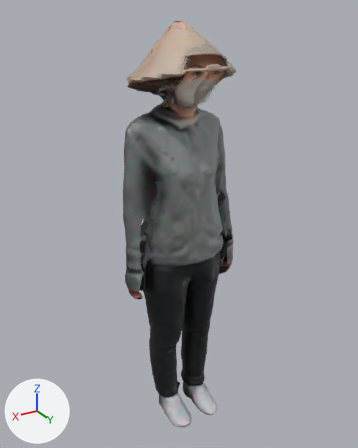
What one commit did to the glTF model public/models/ma/nhanvat/tp-008.glb.
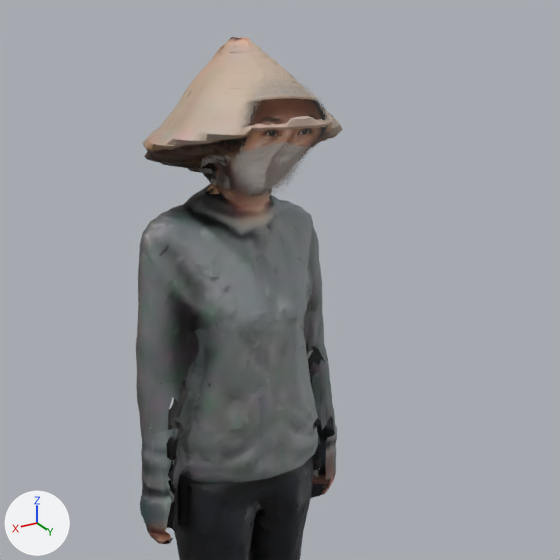
Old and new are each drawn whole from a 50 mm camera at (0.917, 1.509, 1.661) aimed at (-0.003, -0.025, 0.894) and again close up on the part from 13% to 99% of the width and 0% to 69% of the height. Every picture has the same lights, and +X, +Y and +Z are marked at lower left. The first two pictures are the older version. Vertices at exactly the same position are counted once.

Names of what the first close-up shows: 'Body'.
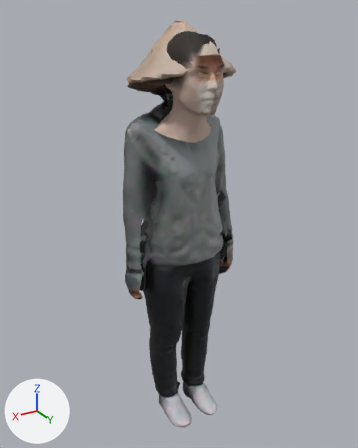
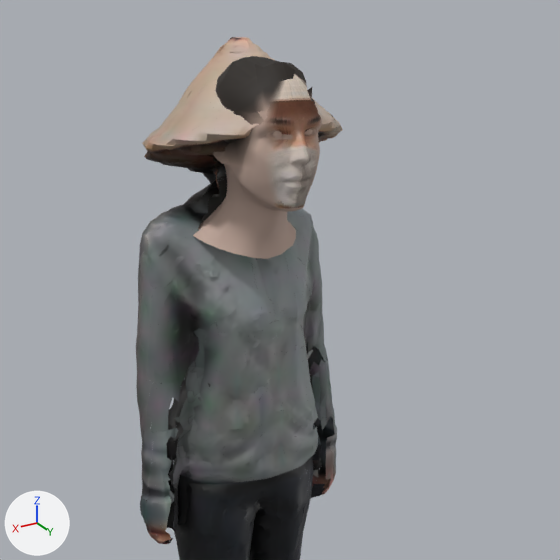
Location of each change, [x1, y1, x2, y2] in pixels of the close-ups (560 x 560 px):
part 1 of me_body, built on
    before: [163, 72, 330, 248]
    after: [193, 56, 322, 259]
part 2 of me_body, recoloured
    before: [233, 92, 325, 170]
    after: [231, 101, 258, 193]

Edits to the bpy script that builds the scene:
```text
Add img_dau_chuan:
    img_dau_chuan = load_image('dau-chuan', '_unpacked/dau-chuan', 1024, 1024, 'sRGB')
Add mat_dauchuan:
    mat_dauchuan = bpy.data.materials.new('DauChuan')
    # uses the picture img_dau_chuan
Change me_body:
    used by ob_body; location = (0.0, 0.0, 0.0)
    remove me_body.from_pydata(...)  # 12966 vertices, 17566 faces; spans x -0.25..0.25, y -0.2..0.17, z 0.0..1.63
    add me_body.from_pydata(...)  # 14084 vertices, 19184 faces; spans x -0.25..0.25, y -0.2..0.22, z 0.0..1.63
    me_body part 1: 102 vertices moved from x -0.09..0.1, y 0.03..0.17, z 1.38..1.57 to x -0.09..0.1, y 0.03..0.18, z 1.38..1.57; 989 vertices removed from x -0.11..0.11, y -0.19..0.17, z 1.26..1.6; 2107 vertices added at x -0.11..0.12, y -0.05..0.22, z 1.24..1.6
    me_body part 2: 43 faces spanning x -0.07..0.09, y 0.08..0.17, z 1.38..1.54 switch from mat_face2d to mat_dauchuan
    remove me_body.materials.append(mat_face)  # picture img_face
```
